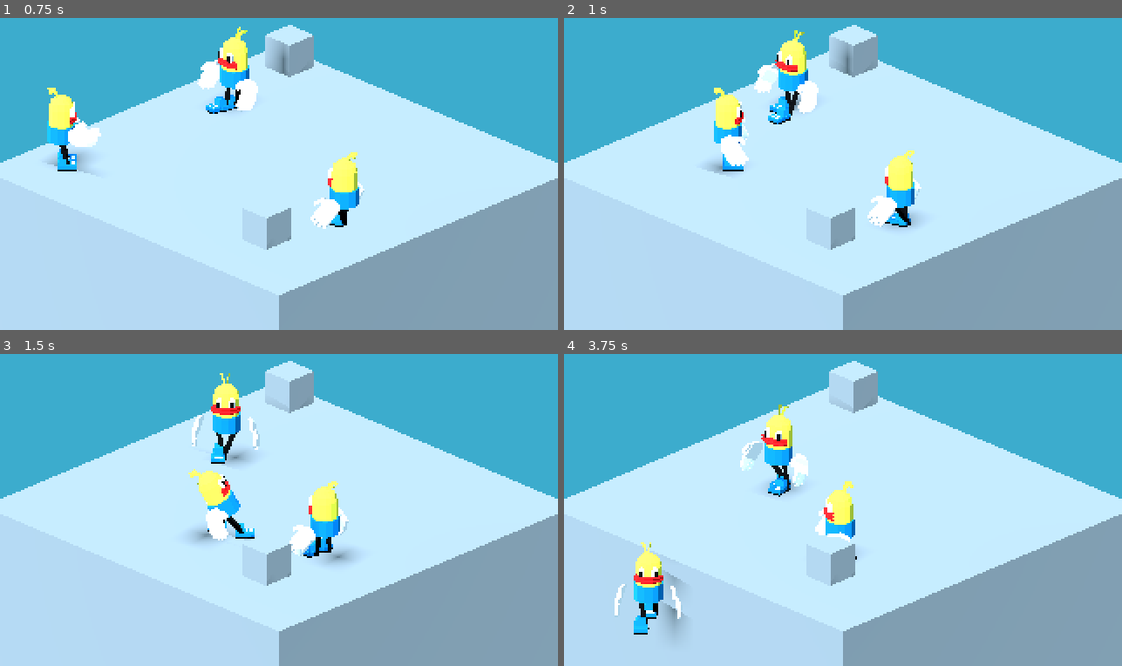
Above: before the commit, frames 1-4 (two rows, left to right).
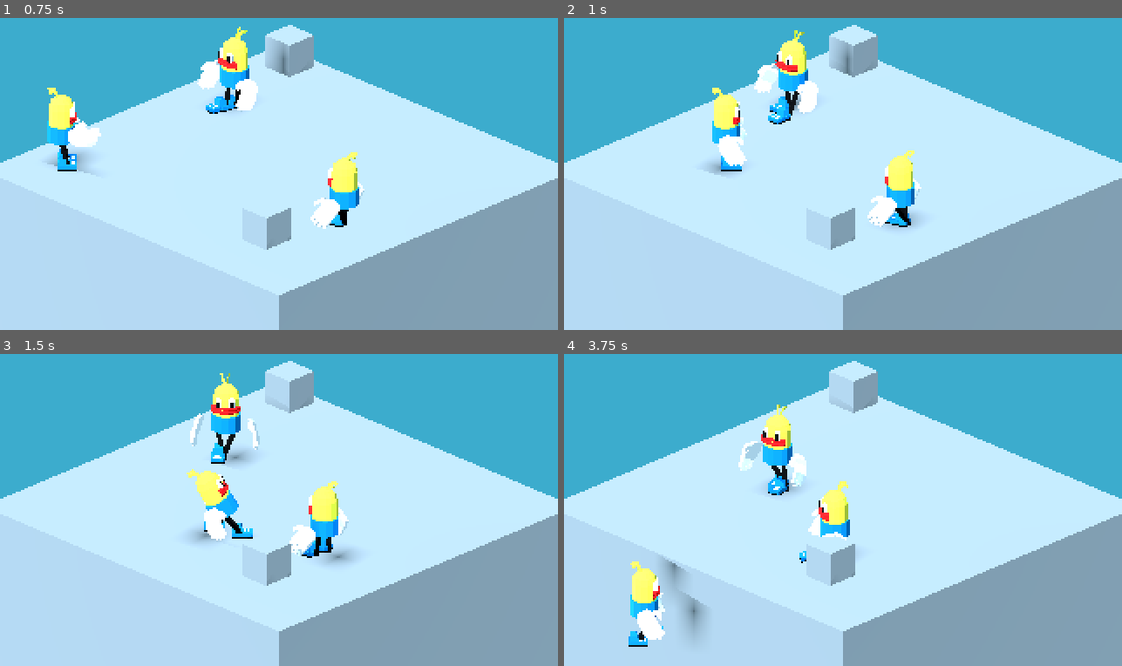
Above: after the commit, the same moments.

Repository: cat-in-the-dark/gmtk_2026
Game: Godot game, scene res://main.tscn
Two runs of this game, one before a commit and one after it. Both use one fixed random seed, a clock stepped at 60 frames per second and the inputs below.
Inputs:
- Up to frame 1 (0.75 s): hold D (move_right) from 0.53 s (still down); hold Space (attack) from 0.53 s (still down)
- Up to frame 2 (1 s): keep holding D (move_right); keep holding Space (attack); tap Ctrl (dash) at 0.8 s
- Up to frame 3 (1.5 s): release D (move_right) at 1.28 s; release Space (attack) at 1.28 s; hold S (move_down) from 1.28 s (still down); tap Ctrl (dash) at 1.35 s
- Up to frame 4 (3.75 s): tap Space (attack) at 1.55, 3.05 s; release S (move_down) at 2.03 s; hold D (move_right) 2.03-2.78 s; hold Space (attack) 2.03-2.78 s; tap Ctrl (dash) at 2.3, 2.85 s; hold W (move_up) 2.78-3.53 s; hold A (move_left) from 3.53 s (still down); hold Space (attack) from 3.53 s (still down)

Frame 1 is identical in both runs. In frame 2, 0.4% of the frame differs, in the area x 25-62%, y 22-61%; in frame 3, 0.6%; in frame 4, 3.4%, in the area x 9-53%, y 16-94%.

Commit message:
allow rotate while fight

Diff:
--- a/fighter.gd
+++ b/fighter.gd
@@ -96,6 +96,9 @@
 func _physics_process(delta: float) -> void:
 	var was_on_floor := is_on_floor()
 	var is_moving := move_direction != Vector3.ZERO
+	if is_attacking and is_moving:
+		turning_leg = null
+		face_direction(move_direction)
 	if is_moving and not is_busy() and model_animations.current_animation == &"idle":
 		model_animations.stop()
 		model_animations.seek(0.0, true)
--- a/player.gd
+++ b/player.gd
@@ -12,6 +12,7 @@
 var is_dashing := false
 var dash_time_left := 0.0
 var dash_cooldown_left := 0.0
+var dash_direction := Vector3.ZERO
 
 
 func _ready() -> void:
@@ -28,8 +29,12 @@
 
 func _physics_process(delta: float) -> void:
 	move_direction = _get_input_direction()
+	if is_dashing:
+		var dash_frame_fraction := minf(dash_time_left / delta, 1.0)
+		forced_movement_velocity = dash_direction * dash_speed * dash_frame_fraction
+	else:
+		dash_cooldown_left = maxf(dash_cooldown_left - delta, 0.0)
 	super._physics_process(delta)
-	dash_cooldown_left = maxf(dash_cooldown_left - delta, 0.0)
 	if is_dashing:
 		dash_time_left = maxf(dash_time_left - delta, 0.0)
 		if dash_time_left <= 0.0:
@@ -61,15 +66,17 @@
 		direction = Vector3.RIGHT.rotated(Vector3.UP, rotation.y)
 	is_dashing = true
 	dash_time_left = dash_duration
-	dash_cooldown_left = dash_duration + dash_cooldown
+	dash_direction = direction
 	forced_movement_active = true
-	forced_movement_velocity = direction * dash_speed
+	forced_movement_velocity = dash_direction * dash_speed
 	model_animations.play(&"stunned")
 
 
 func _finish_dash() -> void:
 	is_dashing = false
 	dash_time_left = 0.0
+	dash_cooldown_left = dash_cooldown
+	dash_direction = Vector3.ZERO
 	forced_movement_active = false
 	forced_movement_velocity = Vector3.ZERO
 	velocity.x = 0.0
